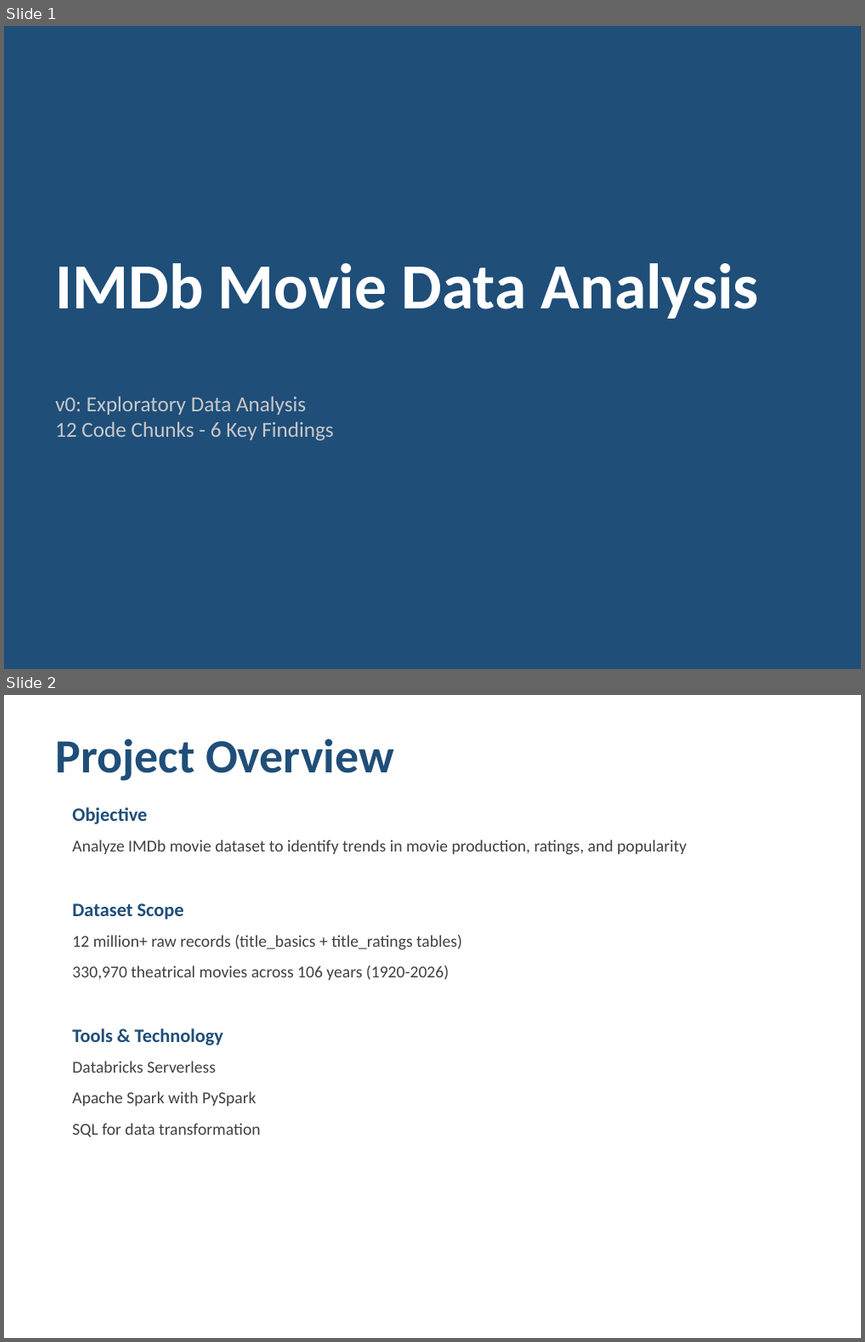
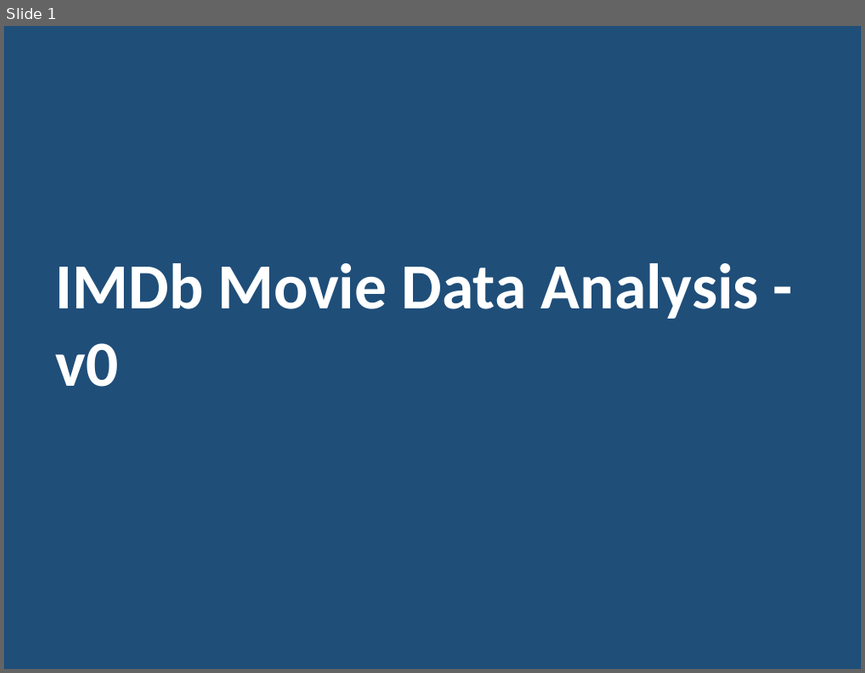
Before and after one commit to horacefonseca/bigdata_imdb_businesscase, a slide deck: presentation/IMDb_Analysis_v0_Starting_Point.pptx. Shown one above the other, each under a label of ours: slides 1 and 2 before the commit, slide 1 after it. The pictures are 865x1342 and 865x673 pixels, drawn with LibreOffice and Linux fonts; fonts in the diff are those of the drawing. Boxes give left, top, right and bottom in pixels: in the first picture for what was removed or moved away, otherwise in the second. Text is boxed around its words. In the diff, an @@ line names an element or a change of style, - is before the commit and + after.

Commit message:
Update v0 presentation with production-scale visualizations embedded
- File size increased from 42KB to 865KB (all images embedded)
- 7 slides: title + 6 production-scale visualizations
- Represents actual v0 analysis scope on 330K+ movie dataset
- Not sample data artifacts

```diff
--- a/presentation/IMDb_Analysis_v0_Starting_Point.pptx
+++ b/presentation/IMDb_Analysis_v0_Starting_Point.pptx
@@ slide 2 removed at (4,695,861,1338), background #FFFFFF @@
@@ text removed at (55,738,394,781) @@
-Project Overview
@@ text removed at (72,807,687,1137) @@
-Objective
-Analyze IMDb movie dataset to identify trends in movie production, ratings, and popularity
-Dataset Scope
-12 million+ raw records (title_basics + title_ratings tables)
-330,970 theatrical movies across 106 years (1920-2026)
-Tools & Technology
-Databricks Serverless
-Apache Spark with PySpark
-SQL for data transformation
@@ slide 1 changed as well @@
@@ text at (55,263,759,386): text changed @@
-IMDb Movie Data Analysis
+IMDb Movie Data Analysis - v0
@@ text removed at (55,396,333,441) @@
-v0: Exploratory Data Analysis
-12 Code Chunks - 6 Key Findings
```
Also in this commit, not shown: 3 other slides changed, 10 other slides removed.
